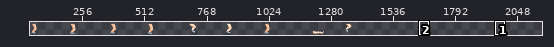
Sprite sheet, stored at Assets/front_leg.png. The first picture is a wide view before the edit; the outline marks the close-up.
Close-up. As it was:
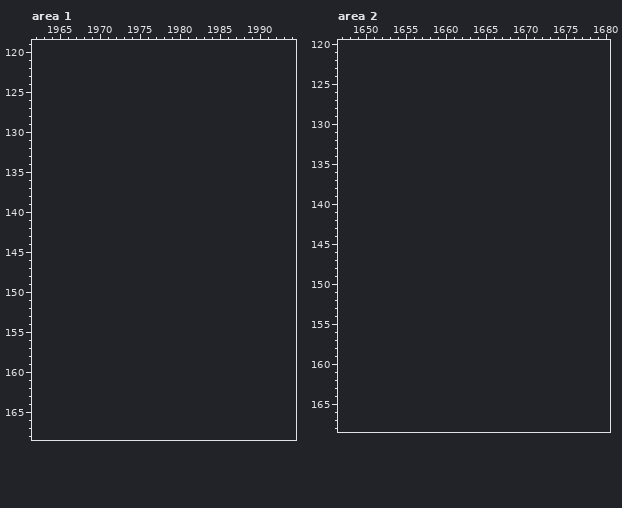
The file is 1440x180 pixels. Shown: area 1: x 1962..1994, y 119..168; area 2: x 1647..1680, y 120..168. The old version is drawn lined up with the new one, on the new canvas. The wide view leaves out empty margins. The commit also changed other parts of the picture, which this record leaves out.
New version:
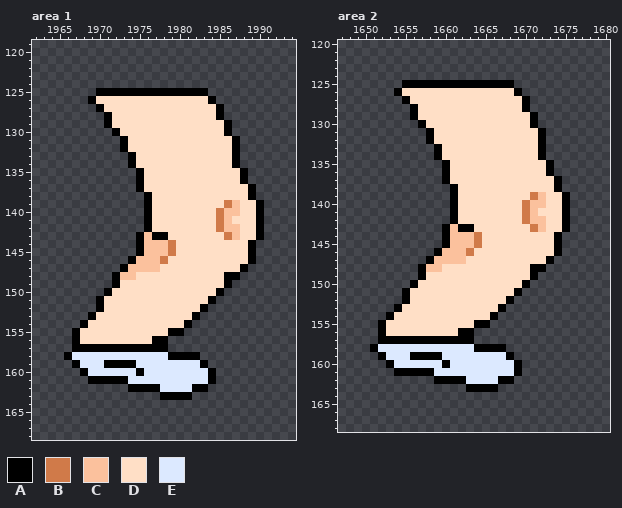
Palette (. is transparent): A #000000  B #d07a49  C #fbc19d  D #ffdfc6  E #dce9ff
Difference:
canvas 1440x180 -> 2240x180
Changed rows in their new state; - is an unchanged pixel.
Area 1:
first column x 1966:
125 ----AAAAAAAAAAAAAA-------
126 ---ADDDDDDDDDDDDDDA------
127 ----ADDDDDDDDDDDDDDA-----
128 -----ADDDDDDDDDDDDDA-----
129 -----ADDDDDDDDDDDDDDA----
130 ------ADDDDDDDDDDDDDA----
131 -------ADDDDDDDDDDDDDA---
132 -------ADDDDDDDDDDDDDA---
133 --------ADDDDDDDDDDDDA---
134 --------ADDDDDDDDDDDDA---
135 ---------ADDDDDDDDDDDDA--
136 ---------ADDDDDDDDDDDDA--
137 ---------ADDDDDDDDDDDDDA-
138 ----------ADDDDDDDDDDDDA-
139 ----------ADDDDDDDDDBCDDA
140 ----------ADDDDDDDDBCCDDA
141 ----------ADDDDDDDDBCDDDA
142 ----------ADDDDDDDDBCCDDA
143 ---------ACAADDDDDDDBCDDA
144 ---------ACCCBDDDDDDDDDA-
145 ---------ACCCBDDDDDDDDDA-
146 --------ACCCBDDDDDDDDDDA-
147 -------ACCCCDDDDDDDDDDA--
148 ------ACCDDDDDDDDDDDAA---
149 ------ADDDDDDDDDDDDDA----
150 -----ADDDDDDDDDDDDDA-----
151 ----ADDDDDDDDDDDDDA------
152 ----ADDDDDDDDDDDDA-------
153 ---ADDDDDDDDDDDDA--------
154 --ADDDDDDDDDDDDA---------
155 -ADDDDDDDDDDDAA----------
156 -ADDDDDDDDDAA------------
157 -AAAAAAAAAAAA------------
158 AEEEEEEEEEEEEAAAA--------
159 -AEEEAAAAEEEEEEEEA-------
160 --AEEEEEEAEEEEEEEEA------
161 ---AAAAAEEEEEEEEEEA------
162 --------AAAAEEEEAA-------
163 ------------AAAA---------
Area 2:
first column x 1651:
125 ----AAAAAAAAAAAAAA-------
126 ---ADDDDDDDDDDDDDDA------
127 ----ADDDDDDDDDDDDDDA-----
128 -----ADDDDDDDDDDDDDA-----
129 -----ADDDDDDDDDDDDDDA----
130 ------ADDDDDDDDDDDDDA----
131 -------ADDDDDDDDDDDDDA---
132 -------ADDDDDDDDDDDDDA---
133 --------ADDDDDDDDDDDDA---
134 --------ADDDDDDDDDDDDA---
135 ---------ADDDDDDDDDDDDA--
136 ---------ADDDDDDDDDDDDA--
137 ---------ADDDDDDDDDDDDDA-
138 ----------ADDDDDDDDDDDDA-
139 ----------ADDDDDDDDDBCDDA
140 ----------ADDDDDDDDBCCDDA
141 ----------ADDDDDDDDBCDDDA
142 ----------ADDDDDDDDBCCDDA
143 ---------ACAADDDDDDDBCDDA
144 ---------ACCCBDDDDDDDDDA-
145 ---------ACCCBDDDDDDDDDA-
146 --------ACCCBDDDDDDDDDDA-
147 -------ACCCCDDDDDDDDDDA--
148 ------ACCDDDDDDDDDDDAA---
149 ------ADDDDDDDDDDDDDA----
150 -----ADDDDDDDDDDDDDA-----
151 ----ADDDDDDDDDDDDDA------
152 ----ADDDDDDDDDDDDA-------
153 ---ADDDDDDDDDDDDA--------
154 --ADDDDDDDDDDDDA---------
155 -ADDDDDDDDDDDAA----------
156 -ADDDDDDDDDAA------------
157 -AAAAAAAAAAAA------------
158 AEEEEEEEEEEEEAAAA--------
159 -AEEEAAAAEEEEEEEEA-------
160 --AEEEEEEAEEEEEEEEA------
161 ---AAAAAEEEEEEEEEEA------
162 --------AAAAEEEEAA-------
163 ------------AAAA---------
Changed places in both close-ups, as pixel boxes (x1, y1, x2, y2):
added: (64, 88, 264, 400)
added: (370, 80, 570, 392)
